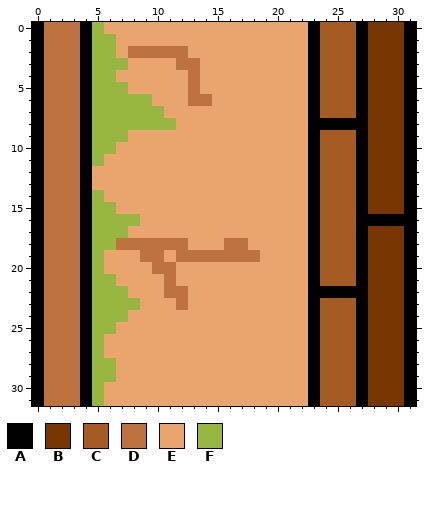
Edited in one commit: pixel-art sprite (assets/wall_house0_90left.png). The picture above is the old version.
The file is 32x32 pixels. Colours within 5 levels of each other are drawn and written as one.
Palette (. is transparent): A #000000  B #783603  C #a65b22  D #bd7240  E #eaa46e  F #97b642
Pixels before, first column x 0:
 0 ADDDAFEEEEEEEEEEEEEEEEEACCCABBBA
 1 ADDDAFFEEEEEEEEEEEEEEEEACCCABBBA
 2 ADDDAFFEDDDDDEEEEEEEEEEACCCABBBA
 3 ADDDAFFFEEEEDDEEEEEEEEEACCCABBBA
 4 ADDDAFFEEEEEEDEEEEEEEEEACCCABBBA
 5 ADDDAFFFEEEEEDEEEEEEEEEACCCABBBA
 6 ADDDAFFFFFEEEDDEEEEEEEEACCCABBBA
 7 ADDDAFFFFFFEEEEEEEEEEEEACCCABBBA
 8 ADDDAFFFFFFFEEEEEEEEEEEAAAAABBBA
 9 ADDDAFFFEEEEEEEEEEEEEEEACCCABBBA
10 ADDDAFFEEEEEEEEEEEEEEEEACCCABBBA
11 ADDDAFEEEEEEEEEEEEEEEEEACCCABBBA
12 ADDDAEEEEEEEEEEEEEEEEEEACCCABBBA
13 ADDDAEEEEEEEEEEEEEEEEEEACCCABBBA
14 ADDDAFEEEEEEEEEEEEEEEEEACCCABBBA
15 ADDDAFFEEEEEEEEEEEEEEEEACCCABBBA
16 ADDDAFFFFEEEEEEEEEEEEEEACCCAAAAA
17 ADDDAFFFEEEEEEEEEEEEEEEACCCABBBA
18 ADDDAFFDDDDDDEEEDDEEEEEACCCABBBA
19 ADDDAFEEEDDEDDDDDDDEEEEACCCABBBA
20 ADDDAFEEEEDDEEEEEEEEEEEACCCABBBA
21 ADDDAFFEEEEDEEEEEEEEEEEACCCABBBA
22 ADDDAFFFEEEDDEEEEEEEEEEAAAAABBBA
23 ADDDAFFFFEEEDEEEEEEEEEEACCCABBBA
24 ADDDAFFFEEEEEEEEEEEEEEEACCCABBBA
25 ADDDAFFEEEEEEEEEEEEEEEEACCCABBBA
26 ADDDAFEEEEEEEEEEEEEEEEEACCCABBBA
27 ADDDAFEEEEEEEEEEEEEEEEEACCCABBBA
28 ADDDAFFEEEEEEEEEEEEEEEEACCCABBBA
29 ADDDAFFEEEEEEEEEEEEEEEEACCCABBBA
30 ADDDAFEEEEEEEEEEEEEEEEEACCCABBBA
31 ADDDAFEEEEEEEEEEEEEEEEEACCCABBBA
The result:
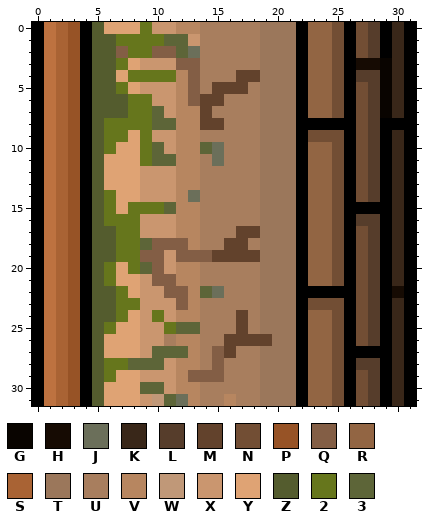
Colours new in this view: G #090400  H #160b03  J #6b6f5a  K #392719  L #563d2b  M #62422c  N #724e34  P #975326  Q #835e45  R #926543  S #a96334  T #9b775b  U #a87e5e  V #b78660  W #c09878  X #ca966f  Y #dfa374  Z #545c2e  2 #66761c  3 #5d6538
Diff:
Changed rows in their new state; - is an unchanged pixel.
first column x 2:
 0 SP-ZYYY2XXVVUUUUUTTTARRNANLAK
 1 SP-ZZ222233XUUUUUTTTARRNANLAK
 2 SP-ZZQ22QQ3JUUUUUTTTARRNANLAK
 3 SP-ZZ2YXXXQQUUUUUTTTARRNAHHGK
 4 SP-ZZY2222VQUUUMMTTTARRNALLGK
 5 SP-ZZ2YXXXVQUMMMUTTTARRNANLGK
 6 SP-ZZZ22XXVQMMUUUTTTARRNANLGK
 7 SP-ZZZ223XVVMUUUUTTTARRNANLGK
 8 SP-Z222233VVMMUUUTTTA----NLAA
 9 SP-Z22Y2XXVVUUUUUTTTANNNANLAK
10 SP-Z2YY23XVV3JUUUTTTARRNANLAK
11 SP-ZYYY233VVUJUUUTTTARRNANLAK
12 SP-ZYYYXXXVVUUUUUTTTARRNANLAK
13 SP-ZYYYXXXVVUUUUUTTTARRNANLAK
14 SP-Z2YYXXXVJUUUUUTTTARRNANLAK
15 SP-Z2Y2223VVUUUUUTTTARRNA-AAK
16 SP-Z222XXXVVUUUUUTTTARRNALL-K
17 SP-ZZ22XXXVVUUUMMTTTARRNANLAK
18 SP-ZZ223QQQVUUMMUTTTARRNANLAK
19 SP-ZZ22QQXQQQMMMMTTTARRNANLAK
20 SP-Z2Y23QXVVUUUUUTTTARRNANLAK
21 SP-Z2YYXQQVVUUUUUTTTARRNANLAK
22 SP-ZZ2YXXQQV3JUUUTTTA----NLAH
23 SP-ZZ22XXXQVUUUUUTTTANNNANLAK
24 SP-ZZ2YX2XVVUUUMUTTTARRNANLAK
25 SP-Z2YYXX233UUUMUTTTARRNANLAK
26 SP-ZYYYXXUVVUUMMMMTTARRNANLAK
27 SP-ZYYYX333VUQMUUTTTARRNA-AAK
28 SP-Z22333XVVUQUUUTTTARRNALLAK
29 SP-Z2YYXXXVQQQUUUTTTARRNANLAK
30 SP-ZYYY33XVVUUUUUTTTARRNANLAK
31 SP-ZYYYXW3JVUUVUUTTTARRNANLAK
Where, in picture pixels (left, top, right, bottom), the same in both pictures:
changed: (56, 22, 404, 406)
